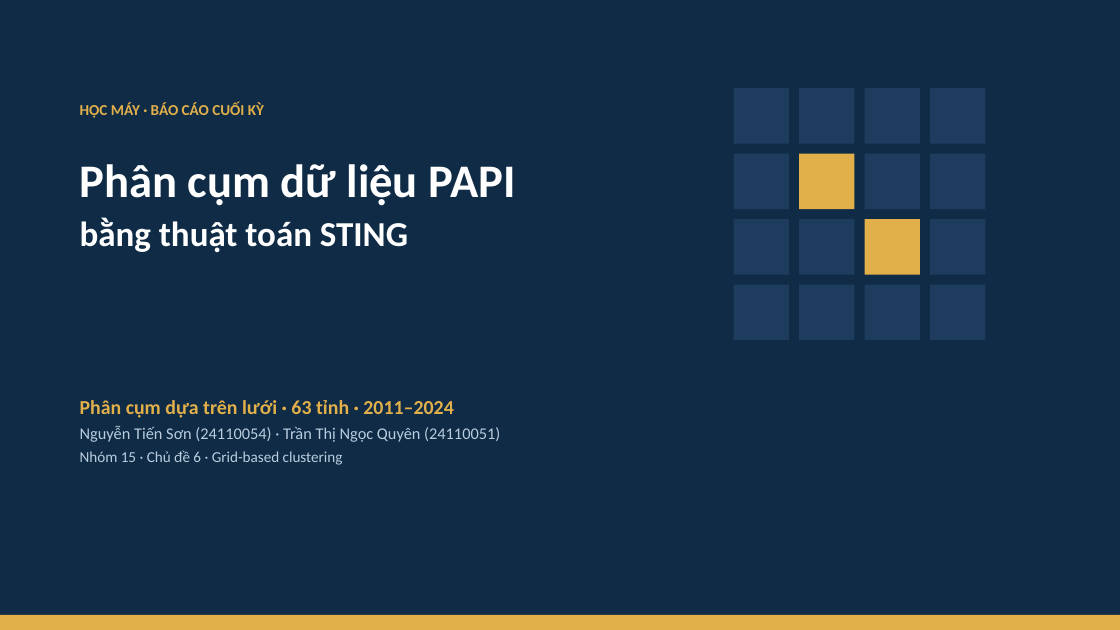
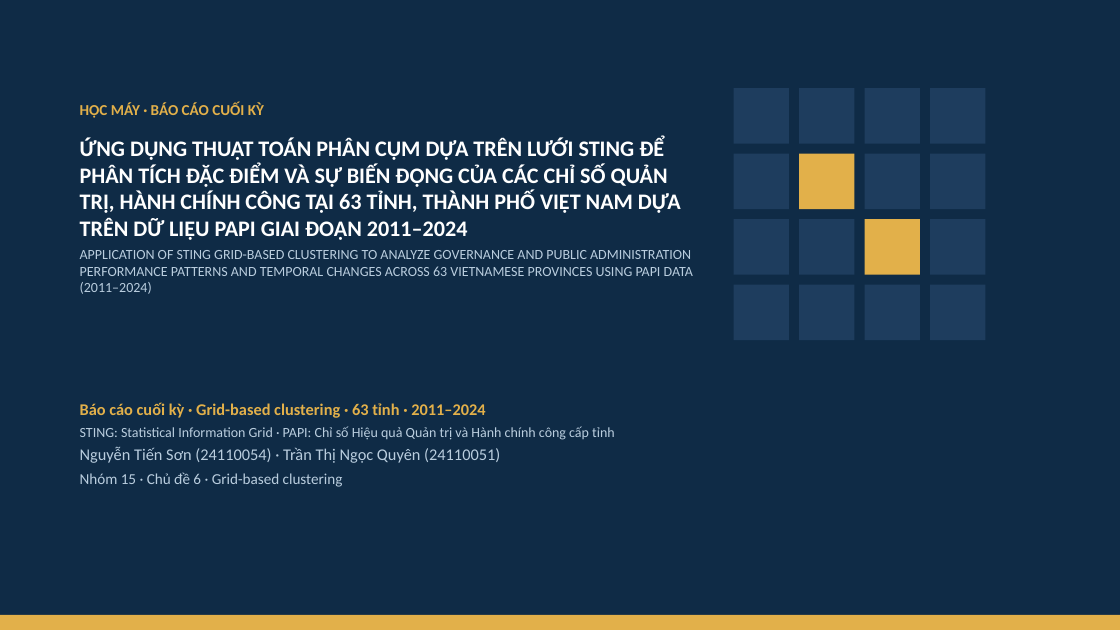
Before and after one commit to JasonTM17/Grid_Based_Sociology, a slide deck: slide 1 of slides/final.pptx. Drawn at 1120x630 pixels with LibreOffice and Linux fonts; fonts in the diff are those of the drawing. Boxes give left, top, right and bottom in pixels: in the first picture for what was removed or moved away, otherwise in the second. Text is boxed around its words. In the diff, an @@ line names an element or a change of style, - is before the commit and + after.

Commit message:
docs(submissions): use full Vietnamese and English project title
Cover of both slide decks, the report cover page, notebook headings and citation metadata now carry the full project title with its English translation. The cover test checks the new title.

```diff
--- a/slides/final.pptx
+++ b/slides/final.pptx
@@ text at (80,137,693,294): text changed; size 30 to 12 pt; text colour #FFFFFF to #B9CDDE; bold off @@
-Phân cụm dữ liệu PAPI
-bằng thuật toán STING
+ỨNG DỤNG THUẬT TOÁN PHÂN CỤM DỰA TRÊN LƯỚI STING ĐỂ PHÂN TÍCH ĐẶC ĐIỂM VÀ SỰ BIẾN ĐỘNG CỦA CÁC CHỈ SỐ QUẢN TRỊ, HÀNH CHÍNH CÔNG TẠI 63 TỈNH, THÀNH PHỐ VIỆT NAM DỰA TRÊN DỮ LIỆU PAPI GIAI ĐOẠN 2011–2024
+APPLICATION OF STING GRID-BASED CLUSTERING TO ANALYZE GOVERNANCE AND PUBLIC ADMINISTRATION PERFORMANCE PATTERNS AND TEMPORAL CHANGES ACROSS 63 VIETNAMESE PROVINCES USING PAPI DATA (2011–2024)
@@ text at (80,402,615,440): text changed; size 17 to 12 pt; text colour #E2B04A to #B9CDDE; bold off @@
-Phân cụm dựa trên lưới · 63 tỉnh · 2011–2024
+Báo cáo cuối kỳ · Grid-based clustering · 63 tỉnh · 2011–2024
+STING: Statistical Information Grid · PAPI: Chỉ số Hiệu quả Quản trị và Hành chính công cấp tỉnh
```
Also in this commit, not shown: 17 other files.
